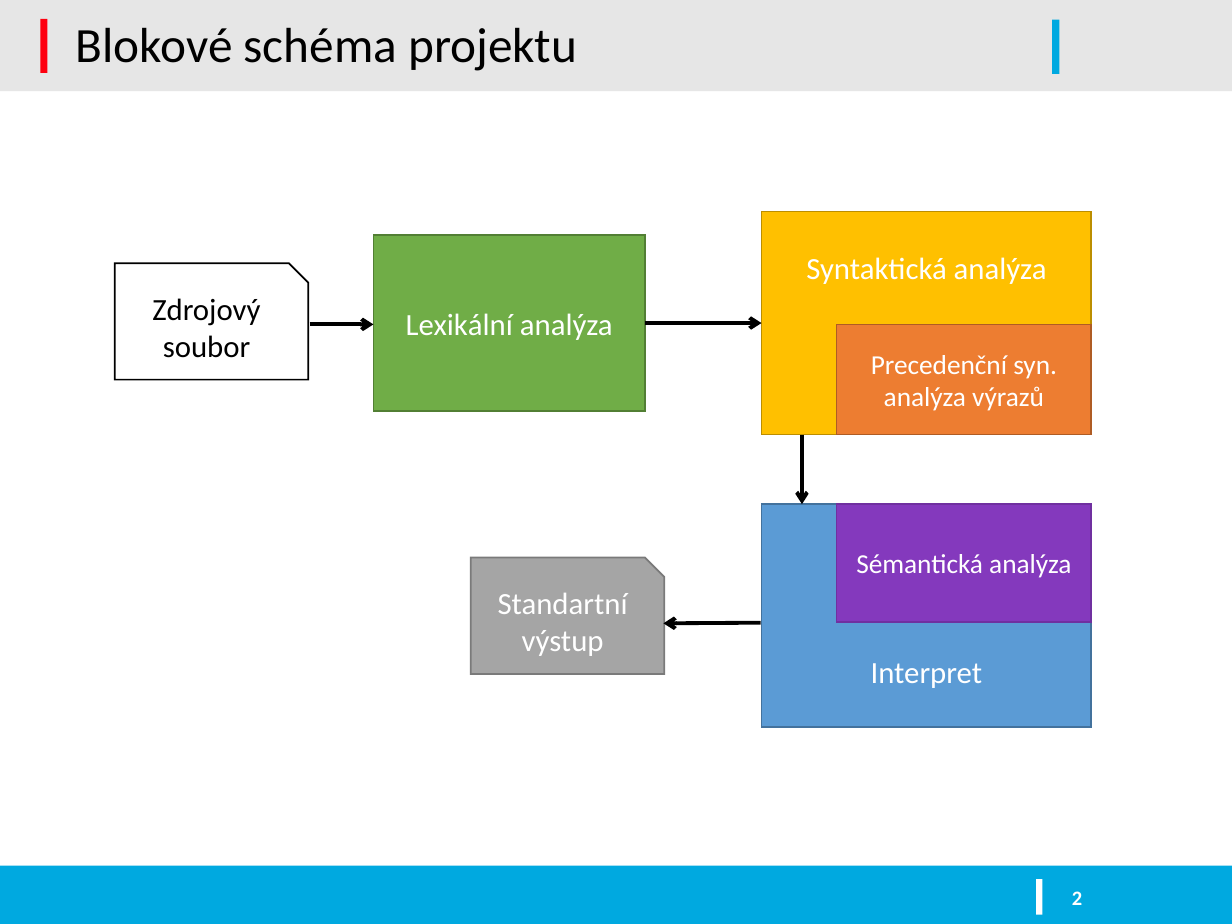
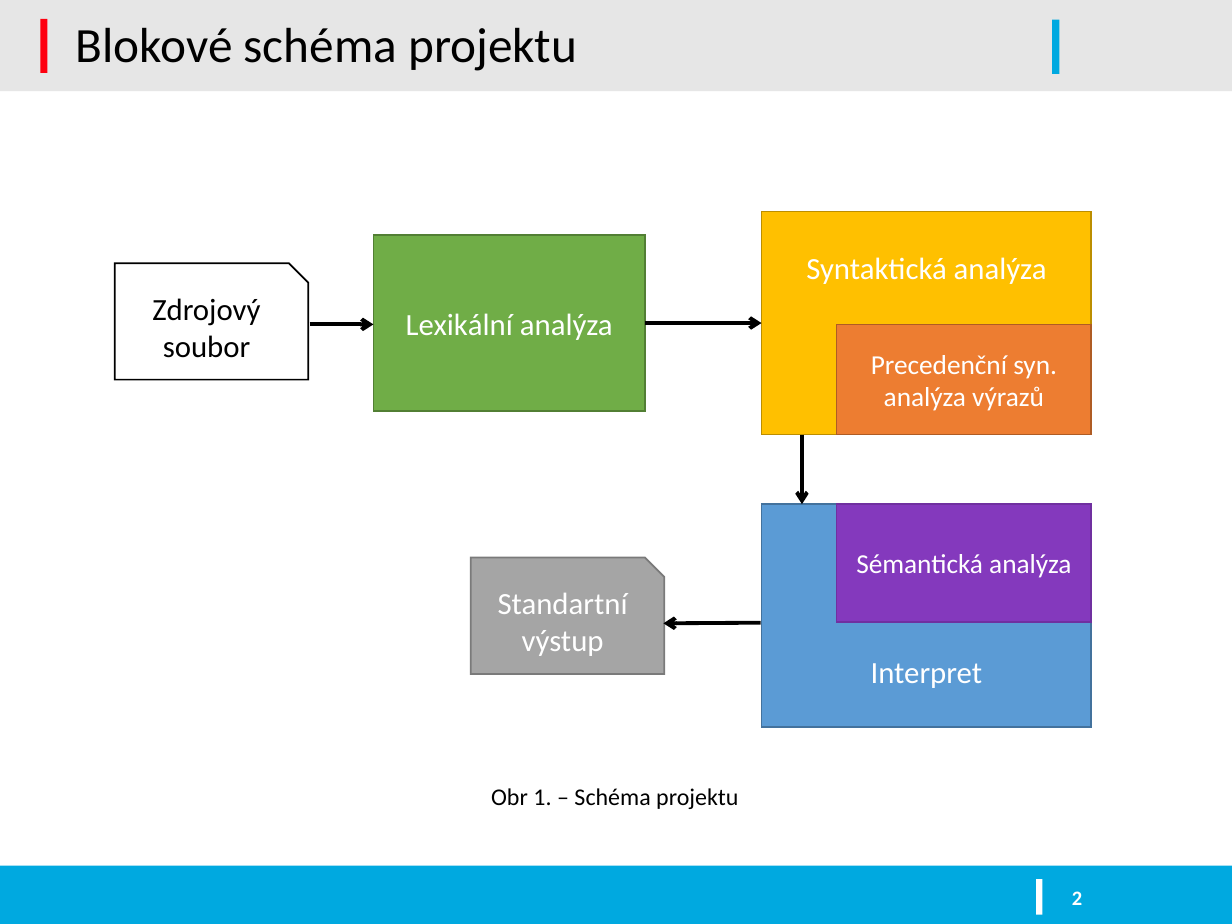
Before and after one commit to kysel/IFJ16, a slide deck: slide 2 of docs/prezentace.pptx. Drawn at 1232x924 pixels with LibreOffice and Linux fonts; fonts in the diff are those of the drawing; background and template pictures are left out. Boxes give left, top, right and bottom in pixels: in the first picture for what was removed or moved away, otherwise in the second. Text is boxed around its words. In the diff, an @@ line names an element or a change of style, - is before the commit and + after.

```diff
--- a/docs/prezentace.pptx
+++ b/docs/prezentace.pptx
@@ text added at (491, 788, 738, 809), 14 pt, text #000000 @@
+Obr 1. – Schéma projektu
```
Also in this commit, not shown: 6 other slides changed.
